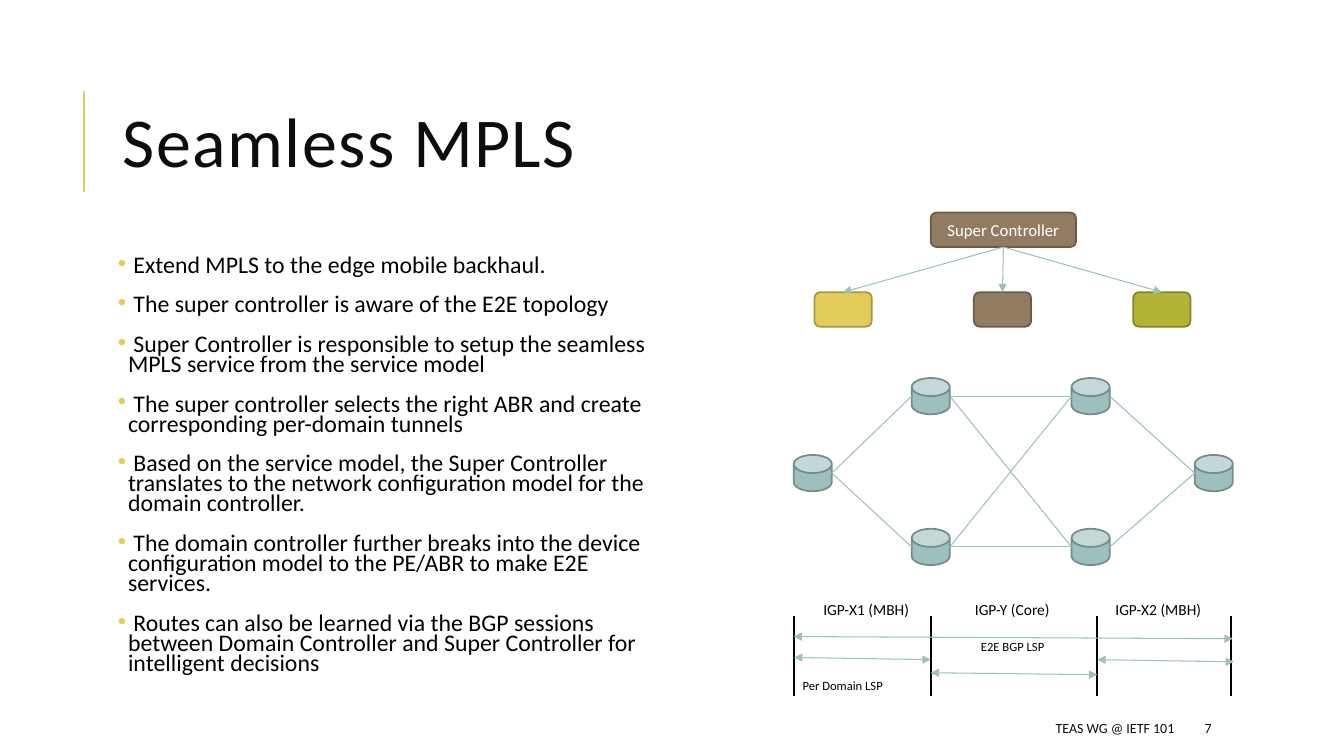
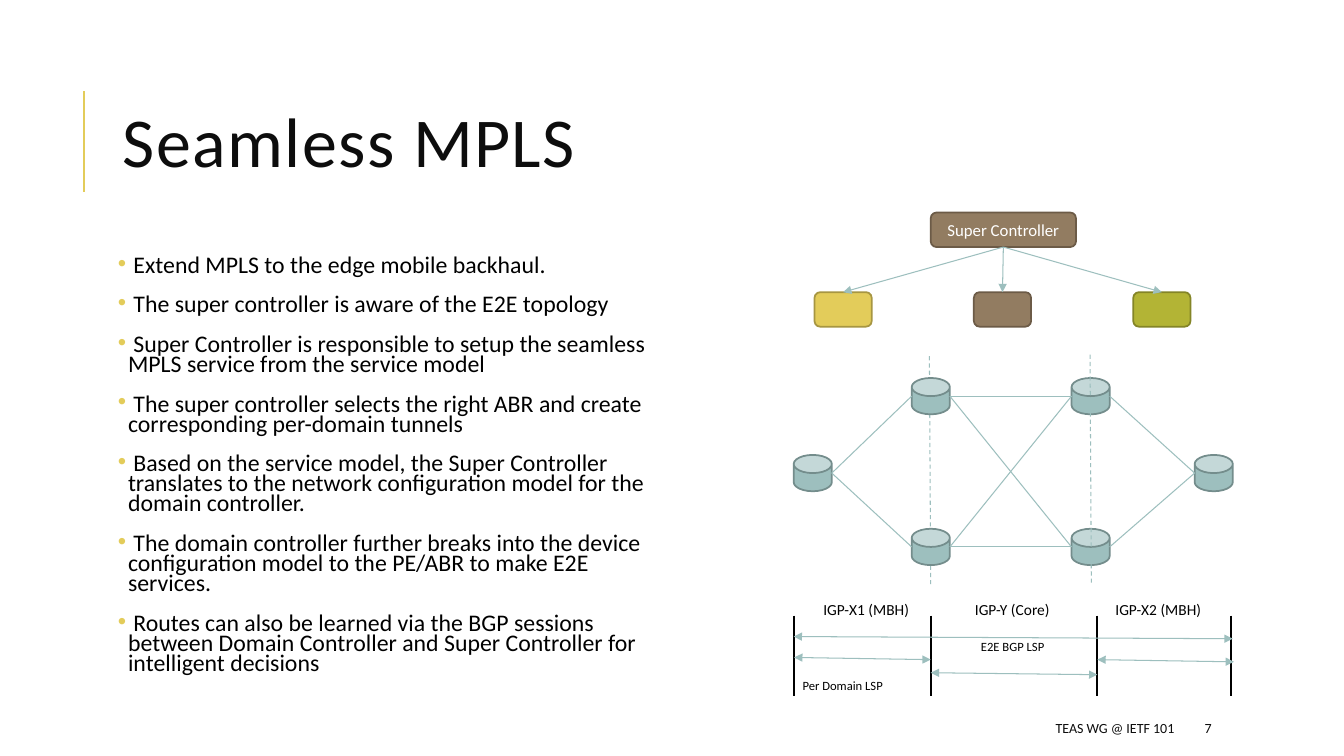
Before and after one commit to dhruvdhody-huawei/101, a slide deck: slide 7 of draft-li-teas-hierarchy-ip-controllers.pptx. Drawn at 1344x756 pixels with LibreOffice and Linux fonts; fonts in the diff are those of the drawing. Boxes give left, top, right and bottom in pixels: in the first picture for what was removed or moved away, otherwise in the second. Text is boxed around its words. In the diff, an @@ line names an element or a change of style, - is before the commit and + after.

```diff
--- a/draft-li-teas-hierarchy-ip-controllers.pptx
+++ b/draft-li-teas-hierarchy-ip-controllers.pptx
@@ line added from (930, 356) to (931, 585), #9DBFBE 0.75 pt dashed @@
@@ line added from (1090, 355) to (1092, 583), #9DBFBE 0.75 pt dashed @@
```
Also in this commit, not shown: 1 other slide changed.
